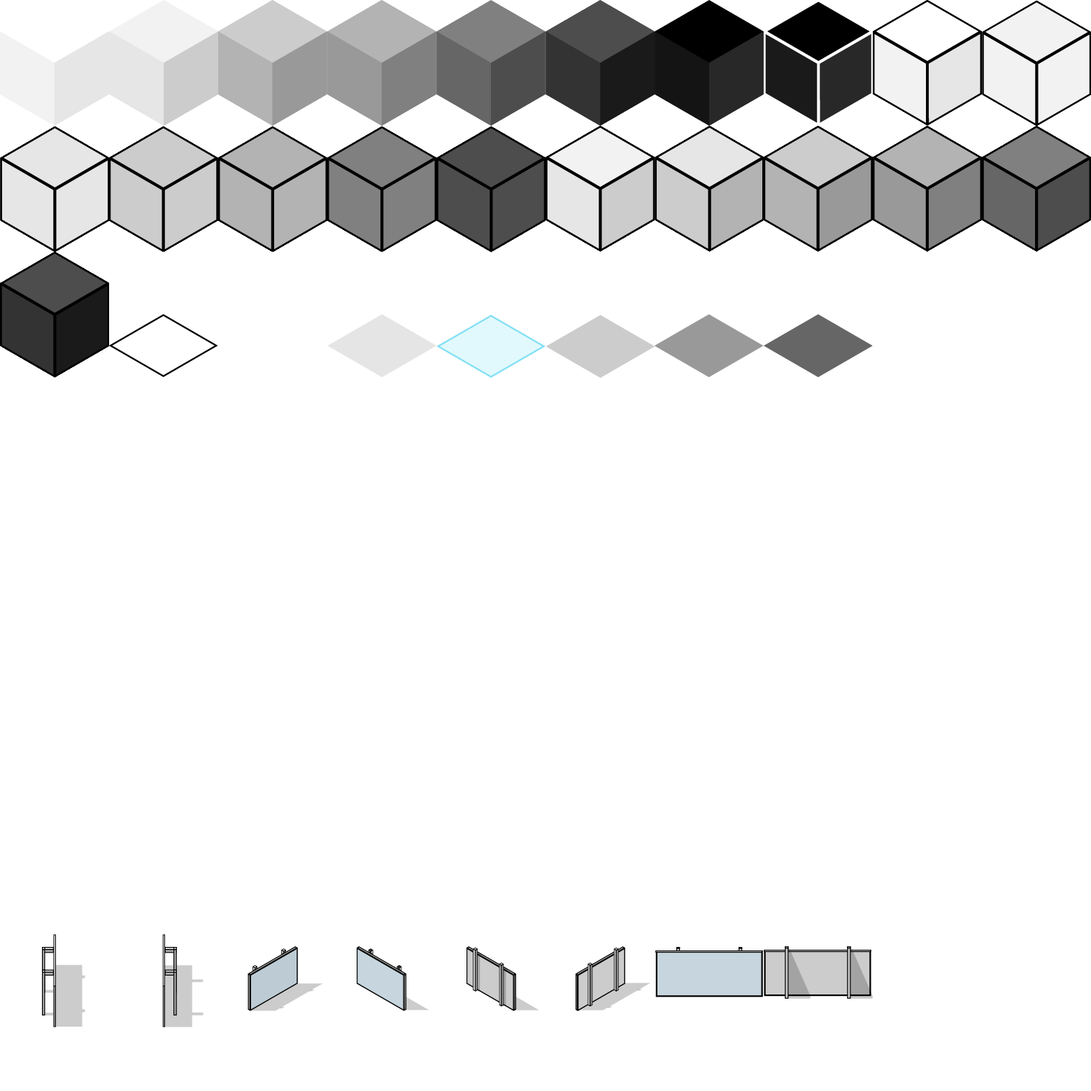
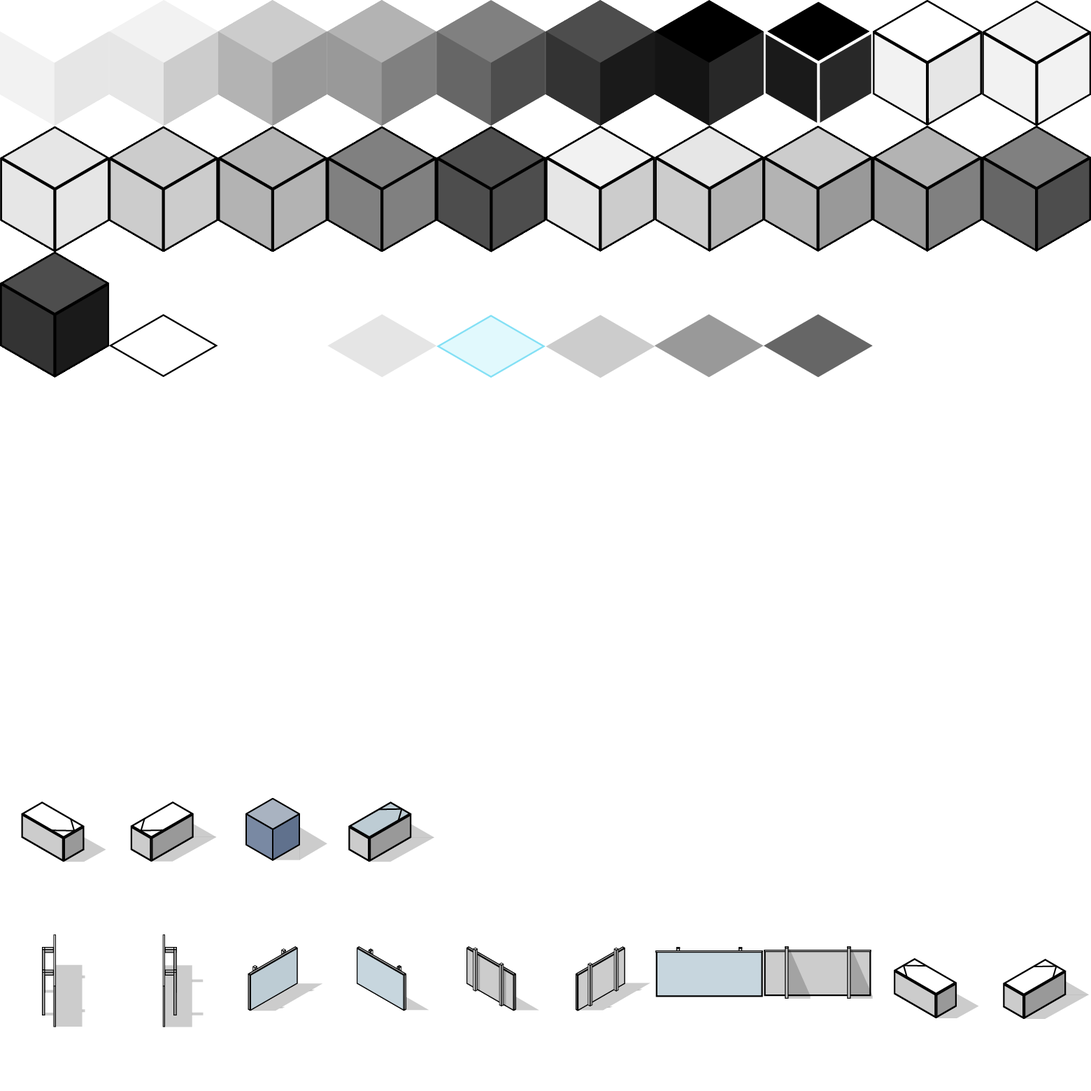
Layered file, before and after one edit (1091 x 1091). Changes by layer:
added layer "Asset 70.png" above "Asset 69.png" over [348, 801, 435, 863]
added layer "Asset 69.png" above "Asset 68.png" over [245, 798, 328, 862]
added layer "Asset 68.png" above "Asset 67.png" over [130, 801, 217, 863]
added layer "Asset 67.png" above "Asset 66.png" over [20, 801, 107, 863]
added layer "Asset 66.png" above "Asset 65.png" over [1003, 959, 1090, 1020]
added layer "Asset 65.png" above "Asset 62.png" over [894, 958, 980, 1019]
